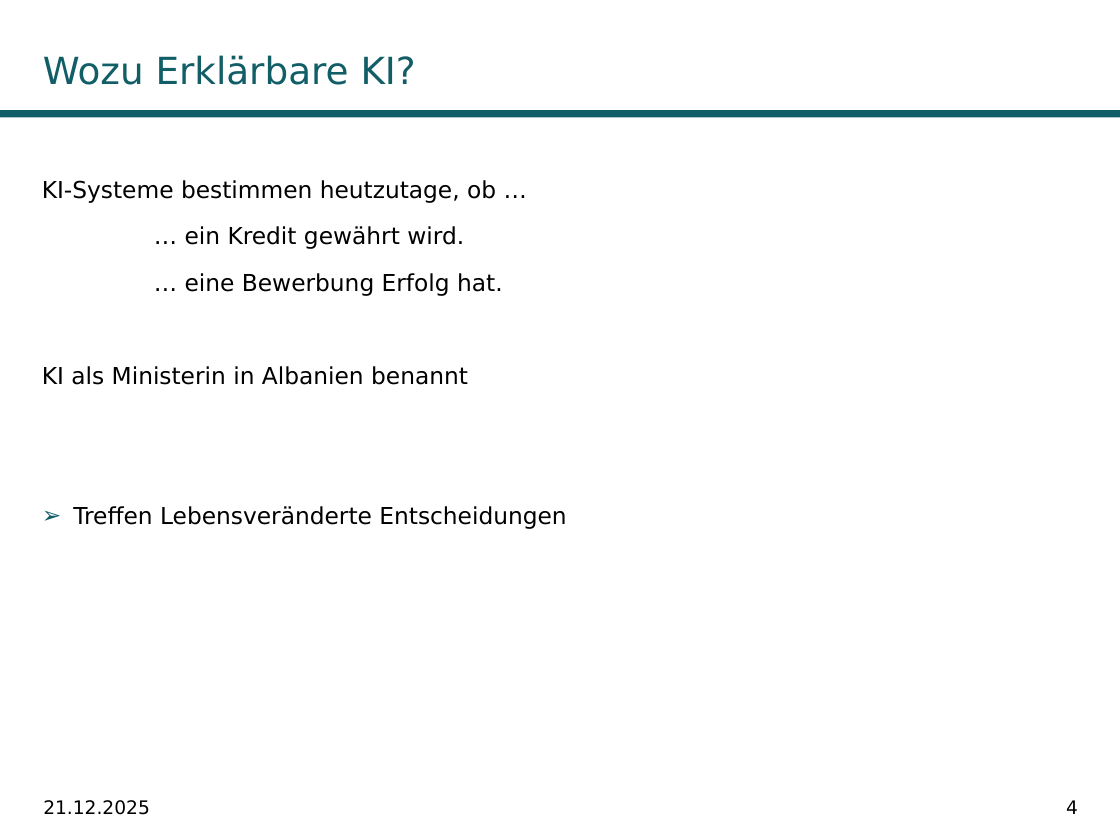
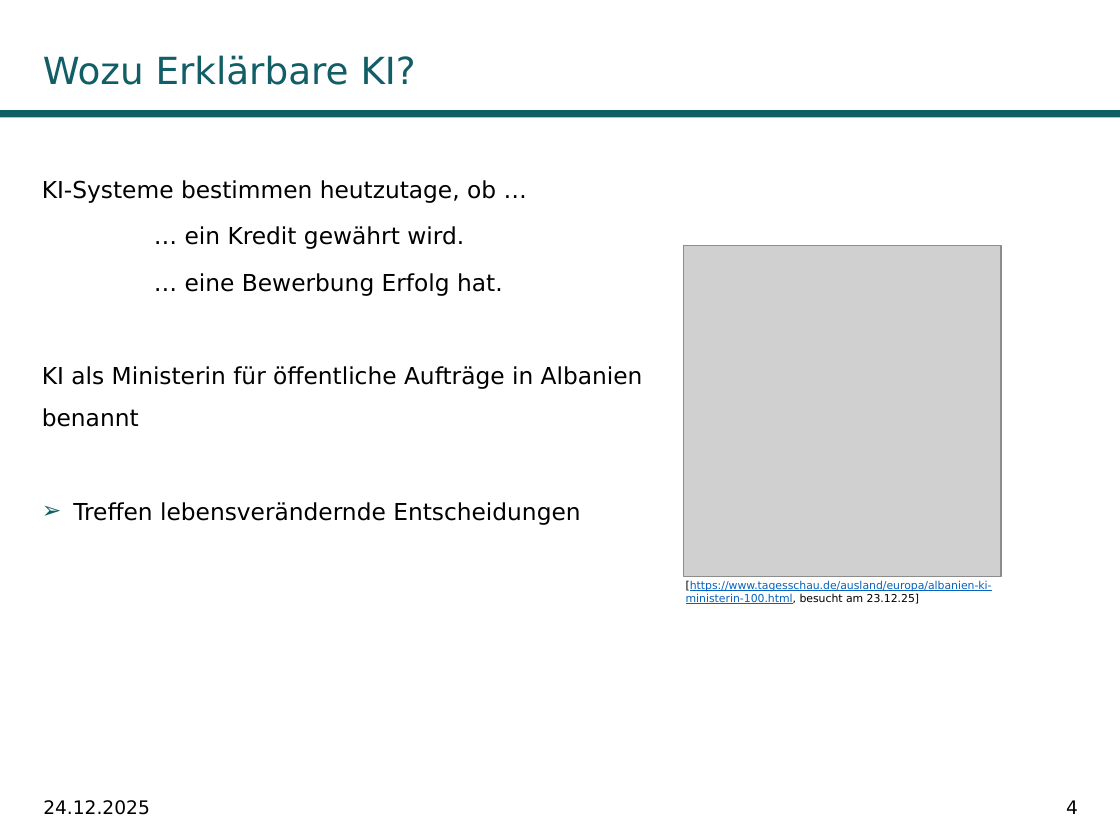
Before and after one commit to fabiw98/Seminar_DICE, a slide deck: slide 4 of Präsentation/DiCE_PowerPoint.potx. Drawn at 1120x840 pixels with LibreOffice and Linux fonts; fonts in the diff are those of the drawing; grey boxes stand for pictures; background and template pictures are left out. Boxes give left, top, right and bottom in pixels: in the first picture for what was removed or moved away, otherwise in the second. Text is boxed around its words. In the diff, an @@ line names an element or a change of style, - is before the commit and + after.

```diff
--- a/Präsentation/DiCE_PowerPoint.potx
+++ b/Präsentation/DiCE_PowerPoint.potx
@@ picture added at [683, 245, 1000, 577] @@
@@ text at [42, 366, 643, 525]: text changed @@
-KI als Ministerin in Albanien benannt
-➢ Treffen Lebensveränderte Entscheidungen
+KI als Ministerin für öffentliche Aufträge in Albanien benannt
+➢ Treffen lebensverändernde Entscheidungen
@@ text added at [686, 580, 992, 604], 7 pt, text #0563C1, underline @@
+[https://www.tagesschau.de/ausland/europa/albanien-ki-ministerin-100.html, besucht am 23.12.25]
@@ text at [43, 800, 150, 815]: text changed @@
-21.12.2025
+24.12.2025
```
Also in this commit, not shown: 19 other slides changed, 12 slides added, 1 slide removed, 16 other files.
